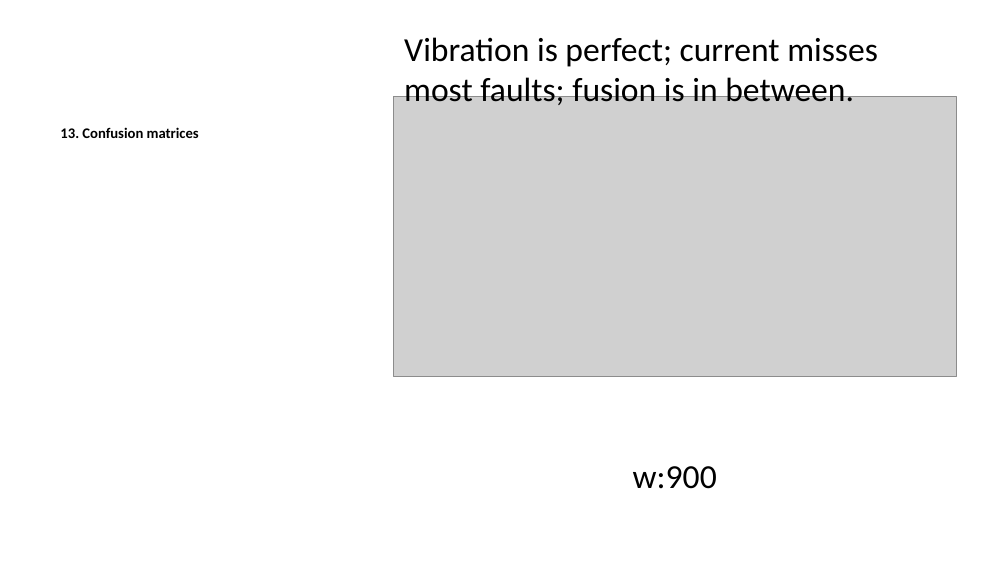
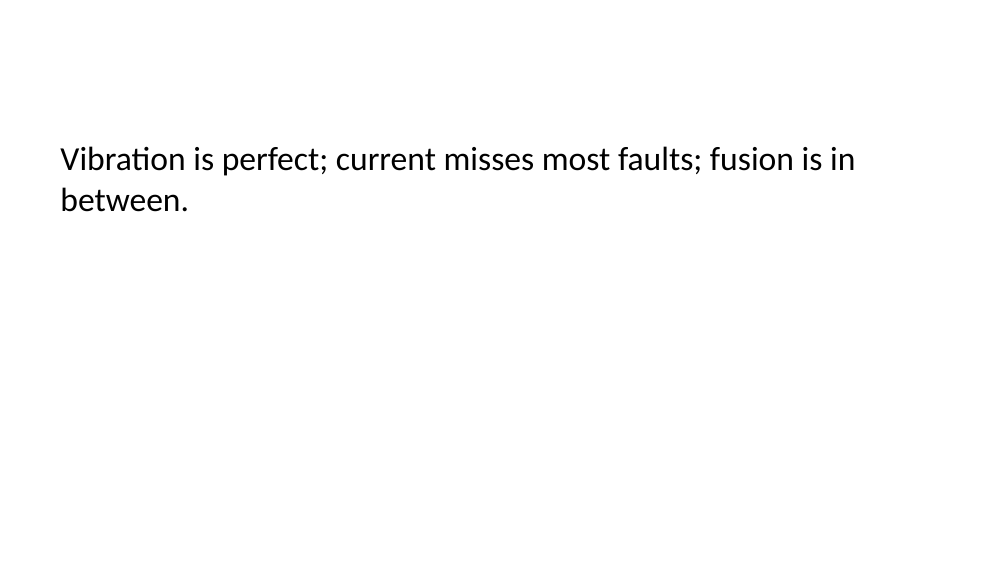
Before and after one commit to molhamfetnah/pmsm-fault-diagnosis-cnn-scalogram, a slide deck: slide 24 of docs/build/slides.pptx (slide 19 before the commit). Drawn at 1008x567 pixels with LibreOffice and Linux fonts; fonts in the diff are those of the drawing; grey boxes stand for pictures. Boxes give left, top, right and bottom in pixels: in the first picture for what was removed or moved away, otherwise in the second. Text is boxed around its words. In the diff, an @@ line names an element or a change of style, - is before the commit and + after.

```diff
--- a/docs/build/slides.pptx
+++ b/docs/build/slides.pptx
@@ picture removed at (x1=393, y1=97, x2=956, y2=377) @@
@@ text "Vibration is perfect; current misses ..." rewrapped from (x1=404, y1=37, x2=878, y2=105) to (x1=60, y1=146, x2=855, y2=212) @@
@@ text removed at (x1=60, y1=127, x2=199, y2=138) @@
-13. Confusion matrices
@@ text removed at (x1=633, y1=466, x2=717, y2=489) @@
-w:900
```
Also in this commit, not shown: 4 other slides changed, 5 slides added, 20 other files.
